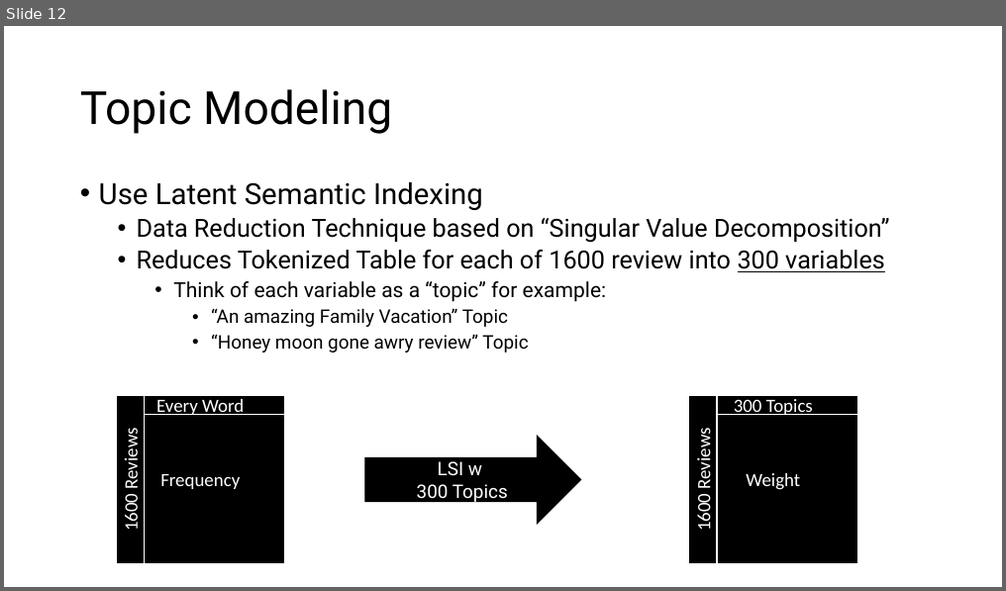
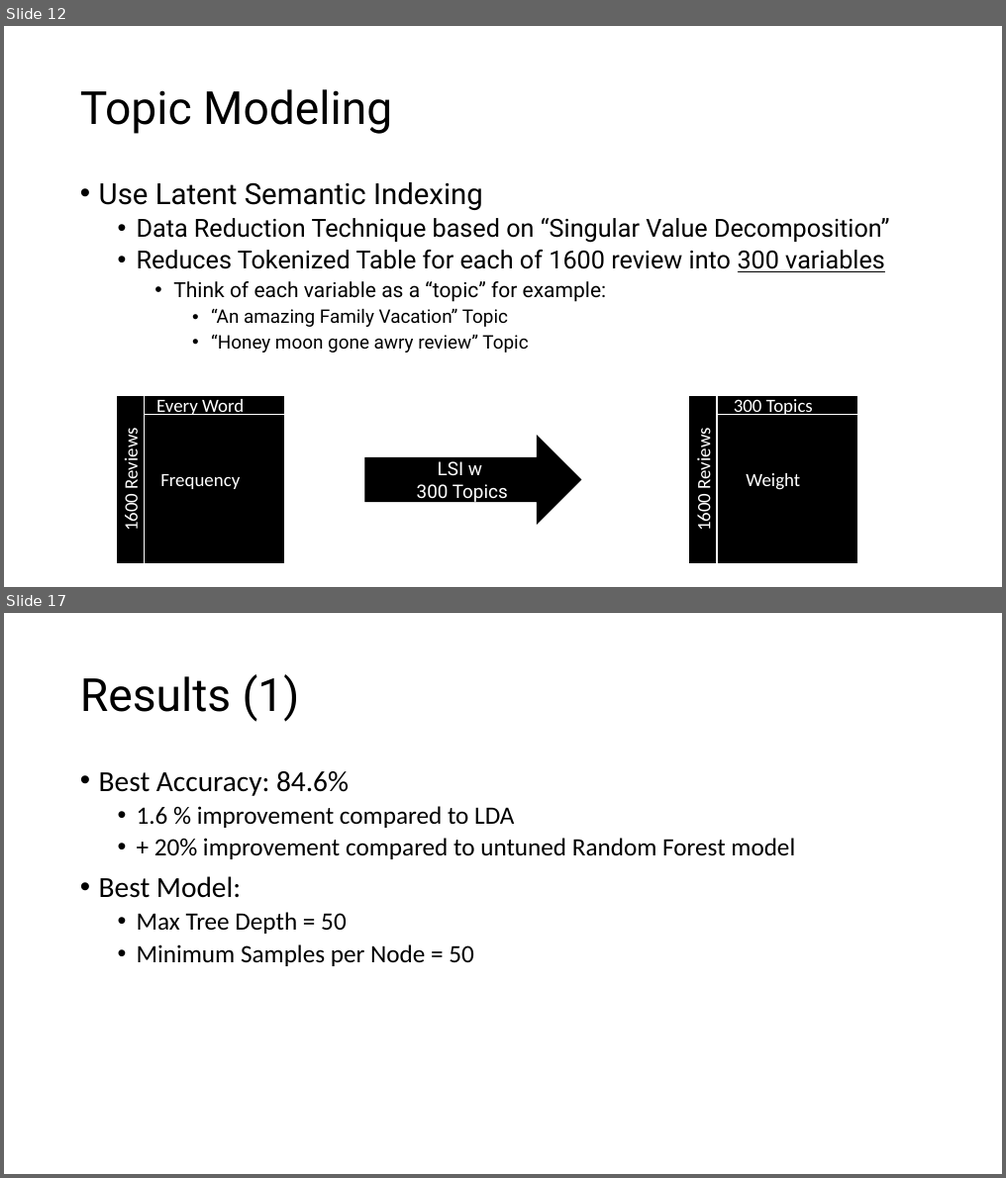
Before and after one commit to chrisgian/Capstone2-NLP-Hotel-Reviews, a slide deck: NLP 2 - Hotel Reviews Deliverable.pptx. Shown one above the other, each under a label of ours: slide 12 before the commit, slides 12 and 17 after it; the slides between them are not shown. The pictures are 1006x591 and 1006x1178 pixels, drawn with LibreOffice and Linux fonts; fonts in the diff are those of the drawing. Boxes give left, top, right and bottom in pixels: in the first picture for what was removed or moved away, otherwise in the second. Text is boxed around its words. In the diff, an @@ line names an element or a change of style, - is before the commit and + after.

```diff
--- a/NLP 2 - Hotel Reviews Deliverable.pptx
+++ b/NLP 2 - Hotel Reviews Deliverable.pptx
@@ slide 17 added at (4, 613, 1002, 1174), background #FFFFFF @@
@@ title added at (80, 674, 300, 722), 44 pt, text #000000 @@
+Results (1)
@@ text added at (99, 771, 795, 966), 24 pt, text #000000 @@
+• Best Accuracy: 84.6%
+  • 1.6 % improvement compared to LDA
+  • + 20% improvement compared to untuned Random Forest model
+• Best Model:
+  • Max Tree Depth = 50
+  • Minimum Samples per Node = 50
```
Also in this commit, not shown: 4 slides changed, 4 other slides added, 3 other files.
